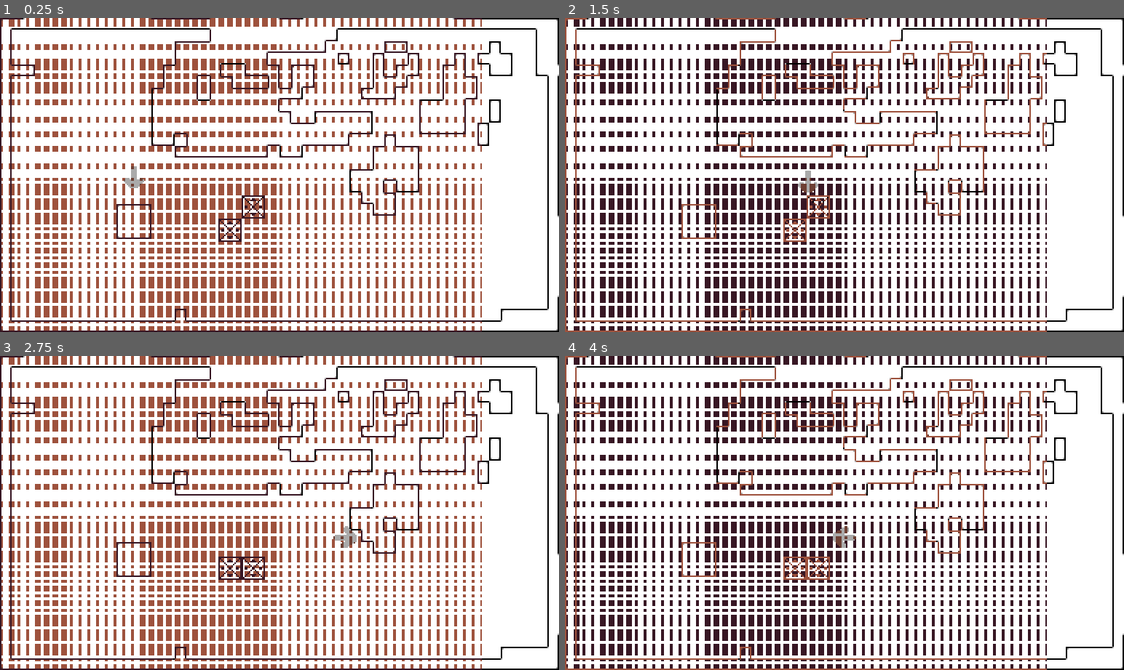
Above: before the commit, frames 1-4 (two rows, left to right).
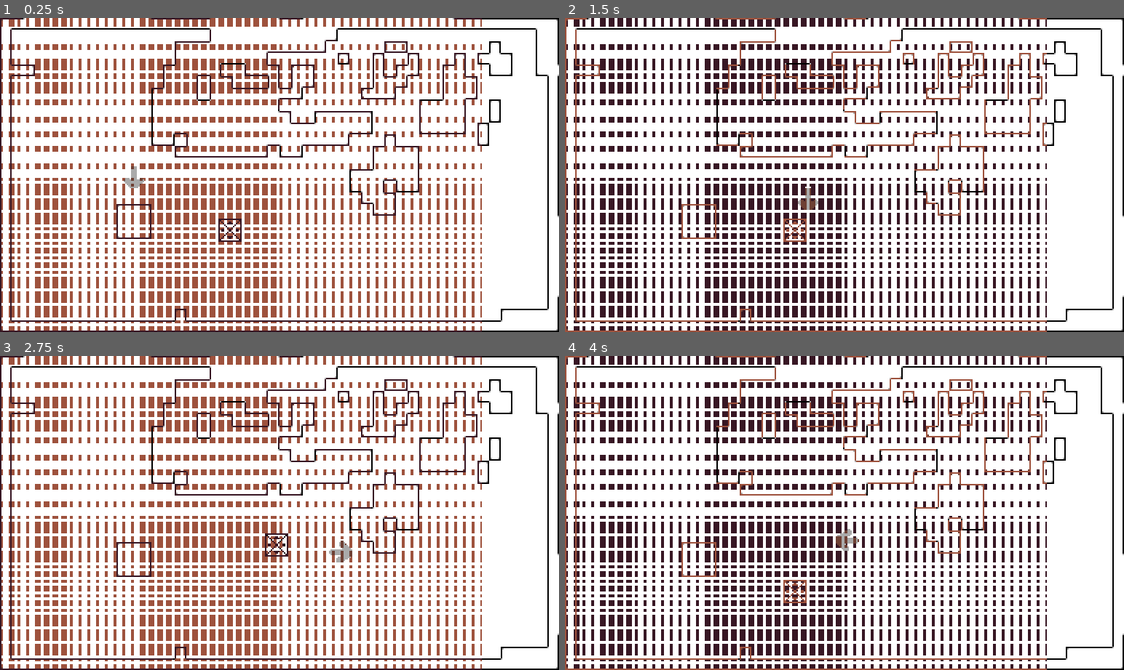
Above: after the commit, the same moments.

Repository: regular-space/milk_switch
Game: Godot game, scene res://scenes/example_level.tscn
The game is run twice, just before and just after one commit, with the same random seed, the same clock (stepped at 60 frames per second) and the same inputs.
Inputs:
- Up to frame 1 (0.25 s): no input
- Up to frame 2 (1.5 s): tap Enter at 0.5 s; hold D (move_right) 0.53-1.28 s; tap Tab (switch_milk) at 0.6, 1.35 s; hold S (move_down) from 1.28 s (still down)
- Up to frame 3 (2.75 s): release S (move_down) at 2.03 s; hold D (move_right) from 2.03 s (still down); tap Tab (switch_milk) at 2.1 s
- Up to frame 4 (4 s): release D (move_right) at 2.78 s; hold W (move_up) 2.78-3.53 s; tap Tab (switch_milk) at 2.85, 3.6 s; tap Space at 3.5 s; hold A (move_left) from 3.53 s (still down)

The runs differ from the first frame. In frame 1, 0.1% of the frame differs, in the area x 43-48%, y 56-64%; in frame 2, 0.3%; in frame 3, 0.7%, in the area x 39-64%, y 54-72%; in frame 4, 0.5%.

Commit message:
Moveable block switch behaviour added
- Blocks should flip

Diff:
--- a/scenes/example_level.tscn
+++ b/scenes/example_level.tscn
@@ -491,7 +491,8 @@
 
 [sub_resource type="TileSet" id="TileSet_2q0pi"]
 tile_size = Vector2i(8, 8)
-physics_layer_0/collision_layer = 1
+physics_layer_0/collision_layer = 2
+physics_layer_0/collision_mask = 2147483655
 terrain_set_0/mode = 0
 terrain_set_0/terrain_0/name = "Terrain 0"
 terrain_set_0/terrain_0/color = Color(0.5, 0.34375, 0.25, 1)
@@ -516,7 +517,7 @@
 
 [node name="Player" parent="." instance=ExtResource("1_ed71m")]
 position = Vector2(-100, 6)
-collision_mask = 7
+collision_mask = 6
 
 [node name="PaletteSwitcherGroup" type="CanvasLayer" parent="."]
 
@@ -533,5 +534,9 @@
 
 [node name="PushableBlockBody2" parent="." instance=ExtResource("5_bx6dm")]
 position = Vector2(-18, 26)
+milk_switched = true
 
 [node name="PushableBlockBody" parent="." instance=ExtResource("5_bx6dm")]
+
+[connection signal="paletteSwitched" from="PaletteSwitcherGroup/PaletteSwitcher" to="PushableBlockBody2" method="_on_palette_switched"]
+[connection signal="paletteSwitched" from="PaletteSwitcherGroup/PaletteSwitcher" to="PushableBlockBody" method="_on_palette_switched"]
--- a/scenes/moveable_block.gd
+++ b/scenes/moveable_block.gd
@@ -87,6 +87,15 @@
 			if collision.get_collider().is_class("TileMap"):
 				snap_pos = false
 
+func _process(delta):
+	if milk_switched:
+		$BlockSprite.visible = false
+		set_collision_layer_value(3,false)
+		set_collision_layer_value(32,true)
+	else:
+		$BlockSprite.visible = true
+		set_collision_layer_value(32,false)
+		set_collision_layer_value(3,true)
 
 func _on_block_push_timer_timeout():
 	# Snapping this to the position it should be at (16 px from inital position)
@@ -112,3 +121,7 @@
 		allow_move = true
 	else:
 		allow_move = false
+
+
+func _on_palette_switched():
+	milk_switched = not milk_switched
